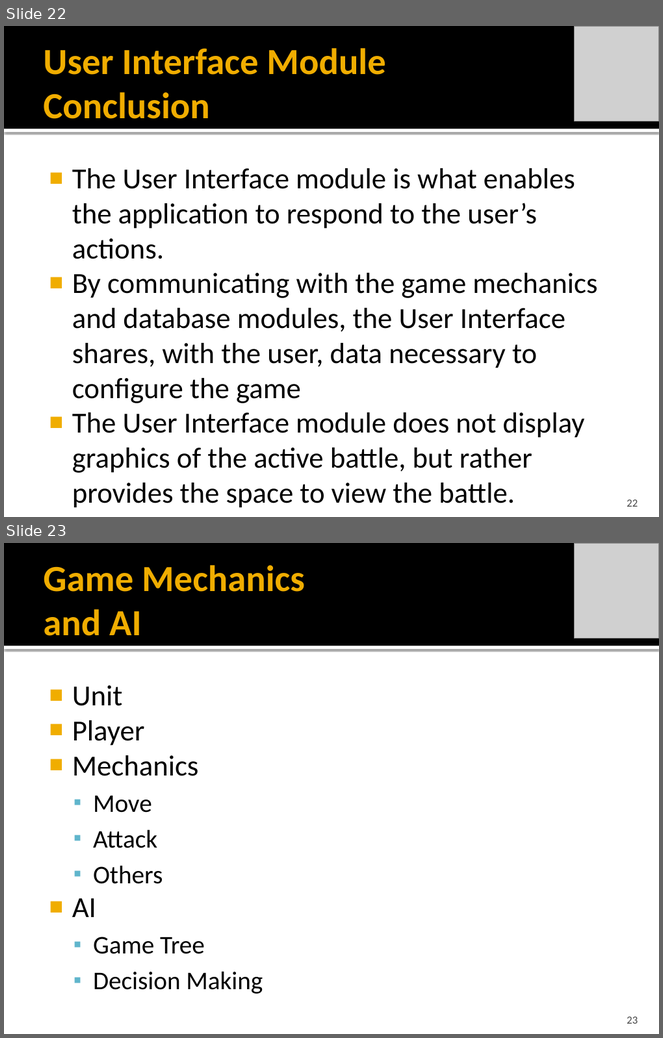
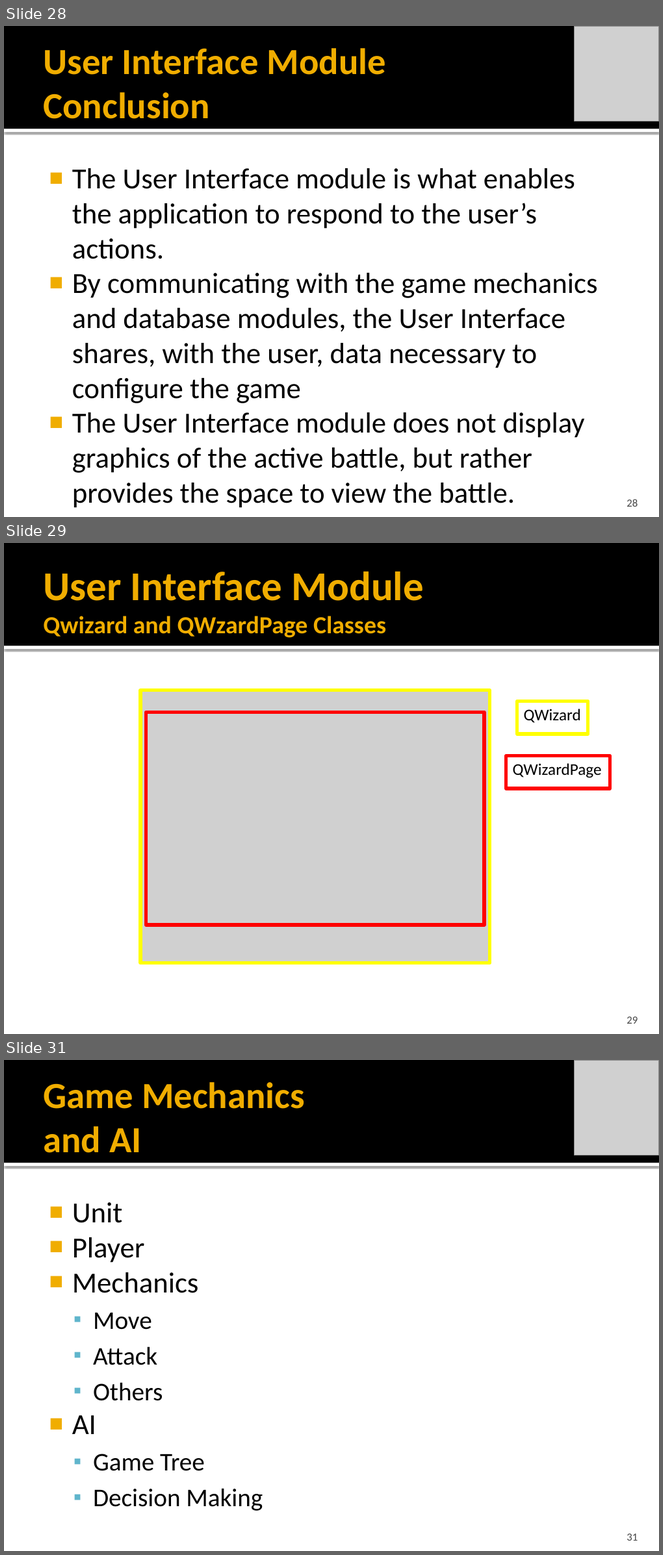
Before and after one commit to idxExtropy/duel-reality, a slide deck: Docs/DUEL REALITY .pptx. Shown one above the other, each under a label of ours: slides 22 and 23 before the commit, slides 28, 29 and 31 after it; the slides between them are not shown. The pictures are 663x1038 and 663x1555 pixels, drawn with LibreOffice and Linux fonts; fonts in the diff are those of the drawing; grey boxes stand for pictures. Boxes give left, top, right and bottom in pixels: in the first picture for what was removed or moved away, otherwise in the second. Text is boxed around its words. In the diff, an @@ line names an element or a change of style, - is before the commit and + after.

```diff
--- a/Docs/DUEL REALITY .pptx
+++ b/Docs/DUEL REALITY .pptx
@@ slide 29 added at <box>4,543,659,1034</box>, background #FFFFFF; not listed: 2 template elements that a slide beside it also shows @@
@@ title added at <box>43,571,424,638</box>, 27 pt, text #F0AD00, bold @@
+User Interface Module
+Qwizard and QWzardPage Classes
@@ picture added at <box>140,691,490,962</box> @@
@@ rectangle added at <box>140,691,490,964</box>, outline #FFFF00 3.78 pt @@
@@ rectangle added at <box>146,712,485,925</box>, outline #FF0000 3.78 pt @@
@@ rectangle added at <box>517,702,588,734</box>, outline #FFFF00 3.78 pt @@
@@ text added at <box>524,709,581,723</box>, 18 pt, text #000000 @@
+QWizard
@@ rectangle added at <box>506,756,610,789</box>, outline #FF0000 3.78 pt @@
@@ text added at <box>513,763,602,778</box>, 18 pt, text #000000 @@
+QWizardPage
@@ page number added at <box>627,1017,638,1024</box>, 12 pt, text #454545 @@
+29
@@ what was slide 22 is now slide 28 @@
@@ page number at <box>627,499,638,507</box>: text changed @@
-22
+28
@@ what was slide 23 is now slide 31 @@
@@ page number at <box>627,1534,638,1541</box>: text changed @@
-23
+31
```
Also in this commit, not shown: 2 slides changed, 7 other slides added.
